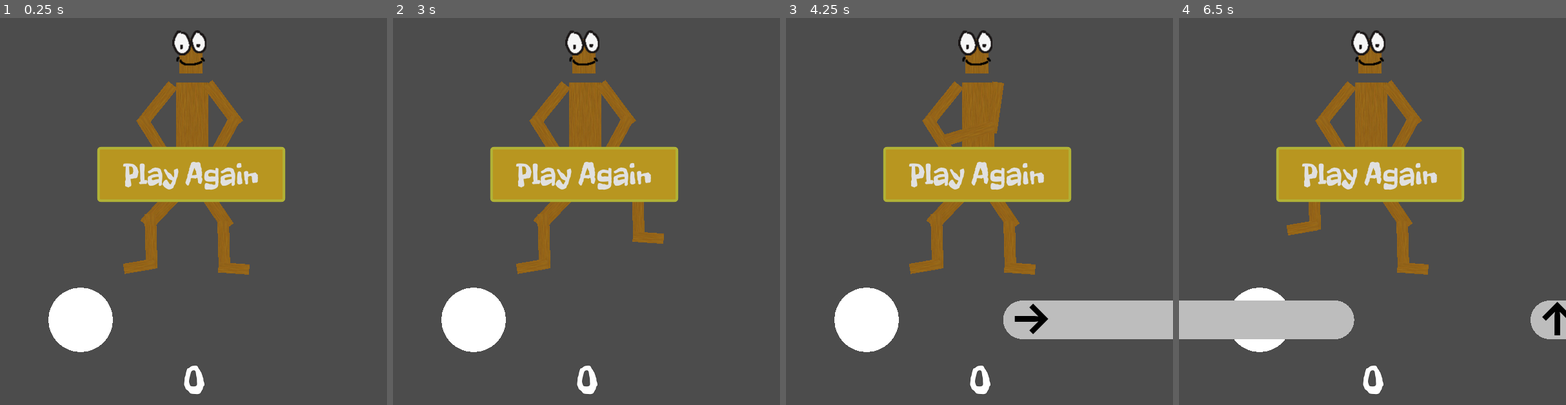
Above: before the commit, frames 1-4 (left to right).
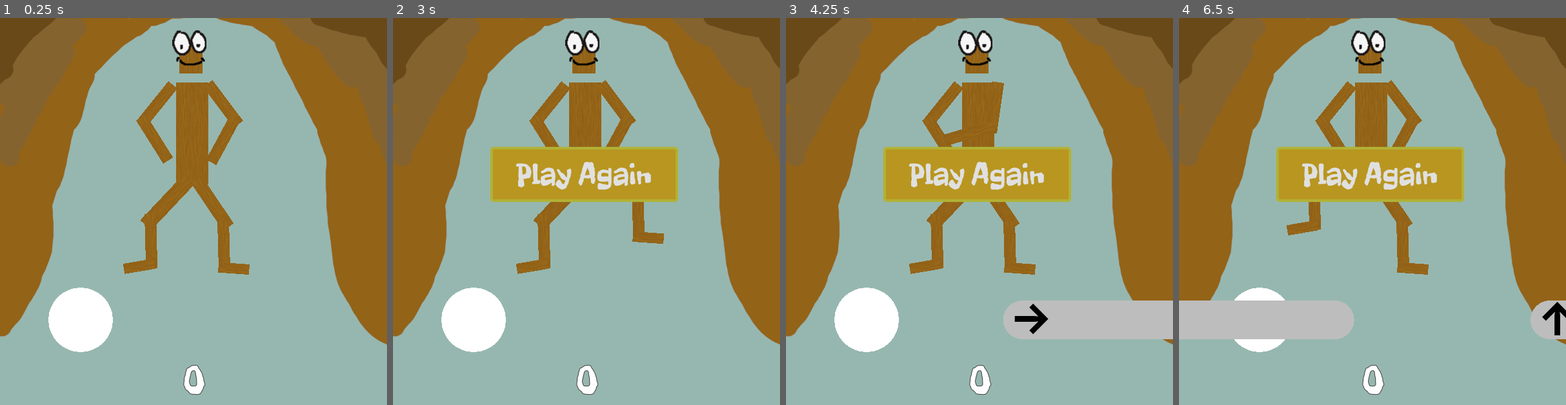
Above: after the commit, the same moments.

Repository: doctor-g/LD52
Game: Godot game, scene res://Game/Game.tscn
Two runs of this game, one before a commit and one after it. Both use one fixed random seed, a clock stepped at 60 frames per second and the inputs below. Sound files missing from this copy of the repository are replaced by a short silence.
Inputs:
- Up to frame 1 (0.25 s): no input
- Up to frame 2 (3 s): click "Play Again" at 0.5 s; click "Play Again" at 1.25 s; click "Play Again" at 2 s; hold Right (ui_right) from 2.78 s (still down)
- Up to frame 3 (4.25 s): tap Enter at 3.5 s; release Right (ui_right) at 3.53 s; hold Down (ui_down) from 3.53 s (still down)
- Up to frame 4 (6.5 s): release Down (ui_down) at 4.28 s; hold Right (ui_right) 4.28-5.03 s; hold Up (ui_up) 5.03-5.78 s; hold Left (ui_left) from 5.78 s (still down)

The runs differ from the first frame. In frame 1, 93% of the frame differs, in the area x 0-100%, y 0-100%; in frame 2, 86%; in frame 3, 82%; in frame 4, 83%.

Commit message:
Add poor but existing background

Diff:
--- a/project/Game/Game.tscn
+++ b/project/Game/Game.tscn
@@ -7,6 +7,7 @@
 [ext_resource path="res://Game/HighlightArea.gd" type="Script" id=5]
 [ext_resource path="res://UI/theme.tres" type="Theme" id=6]
 [ext_resource path="res://FreckleFace-Regular.ttf" type="DynamicFontData" id=7]
+[ext_resource path="res://Game/background.png" type="Texture" id=8]
 
 [sub_resource type="DynamicFont" id=1]
 size = 48
@@ -19,6 +20,11 @@
 theme = ExtResource( 6 )
 script = ExtResource( 1 )
 
+[node name="TextureRect" type="TextureRect" parent="."]
+margin_right = 600.0
+margin_bottom = 600.0
+texture = ExtResource( 8 )
+
 [node name="HUD" parent="." instance=ExtResource( 4 )]
 
 [node name="AudioStreamPlayer" type="AudioStreamPlayer" parent="."]
@@ -29,6 +35,7 @@
 
 [node name="PlayAgainButton" type="Button" parent="."]
 unique_name_in_owner = true
+visible = false
 anchor_left = 0.5
 anchor_top = 0.5
 anchor_right = 0.5
Not shown: 1 places in project/Game/Game.tscn that only renumber resources
Binary file added: project/Game/background.png
Not shown, added: project/Game/background.png.import
Not shown, added: assets/images/background.xcf
